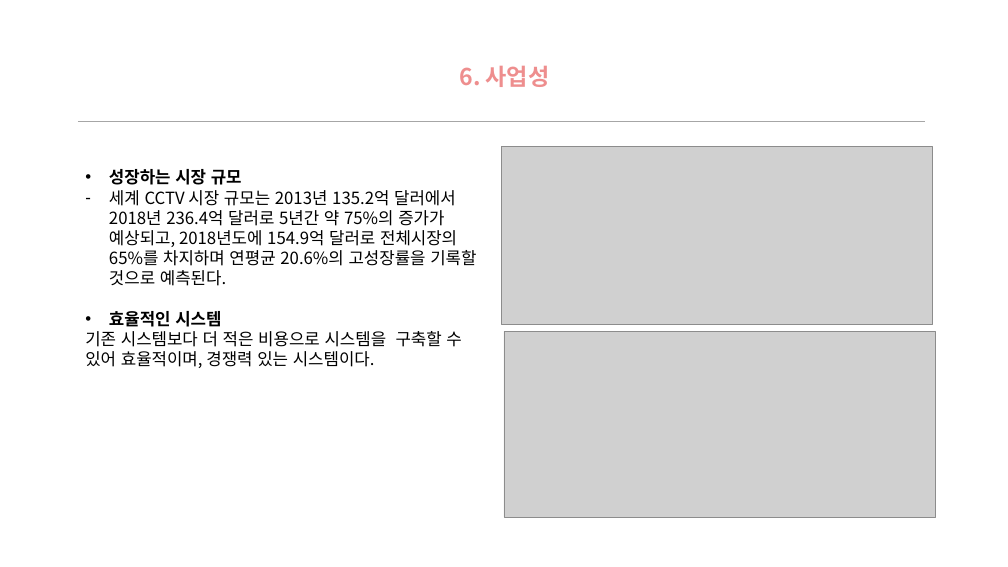
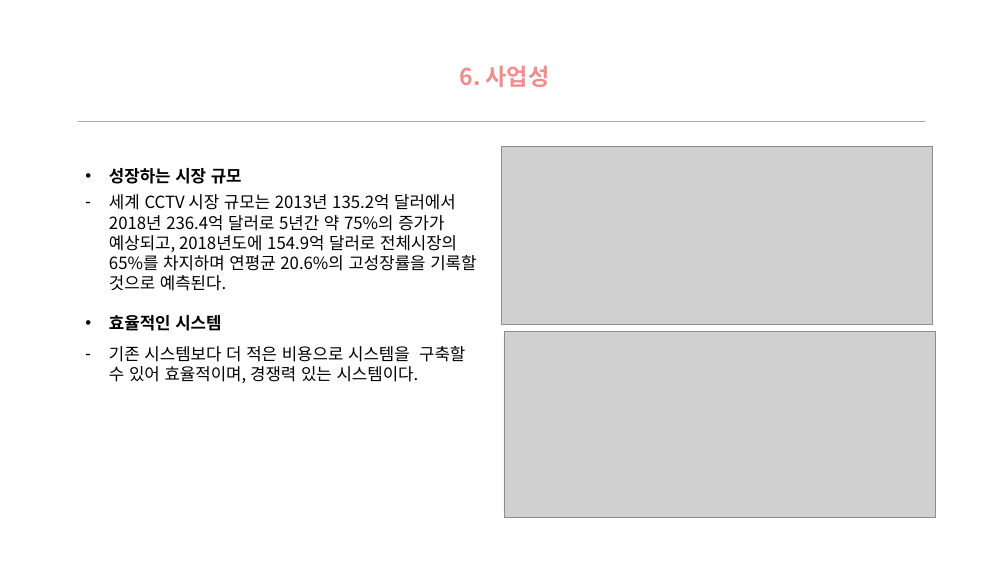
Before and after one commit to jinujeon/ICE_CAP, a slide deck: slide 15 of Docs/최종발표1.pptx (slide 12 before the commit). Drawn at 1008x567 pixels with LibreOffice and Linux fonts; fonts in the diff are those of the drawing; grey boxes stand for pictures; background and template pictures are left out. Boxes give left, top, right and bottom in pixels: in the first picture for what was removed or moved away, otherwise in the second. Text is boxed around its words. In the diff, an @@ line names an element or a change of style, - is before the commit and + after.

Commit message:
final

```diff
--- a/Docs/최종발표1.pptx
+++ b/Docs/최종발표1.pptx
@@ text at [109, 346, 465, 383]: bullet none to - @@
```
Also in this commit, not shown: 3 slides added.
